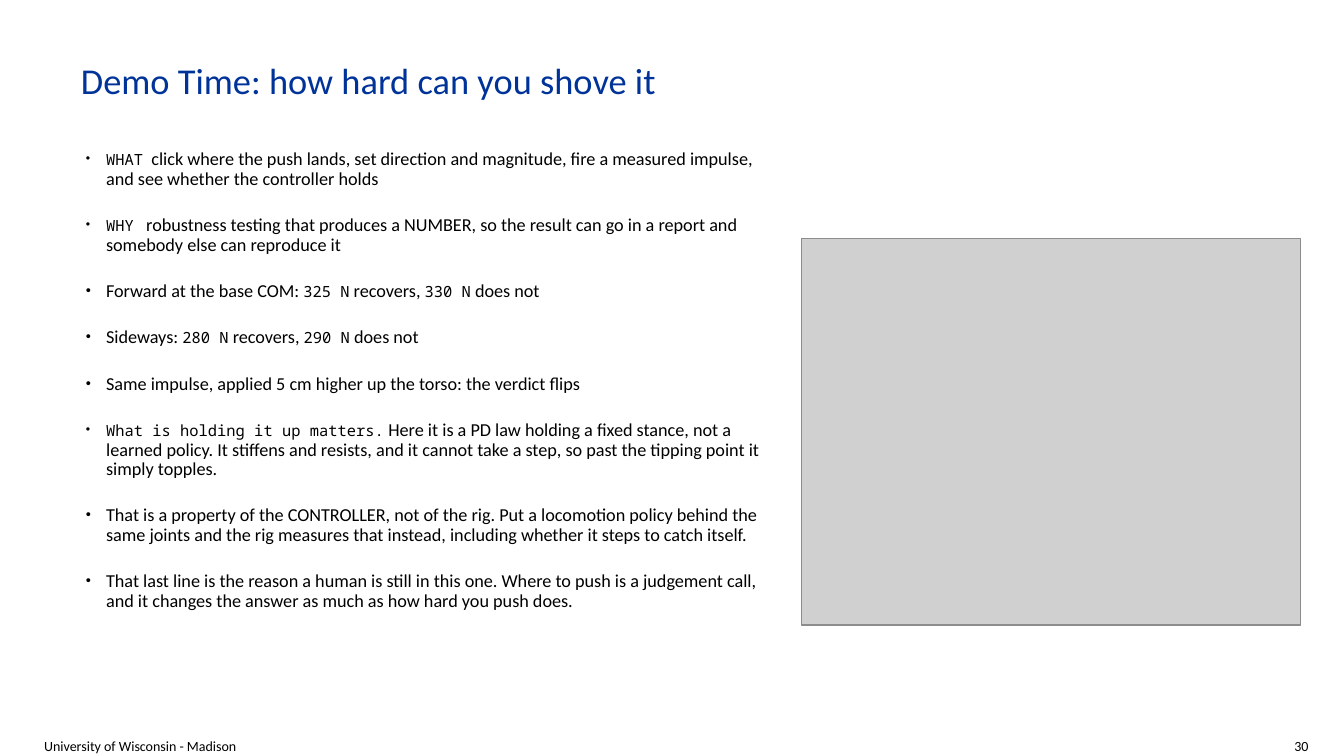
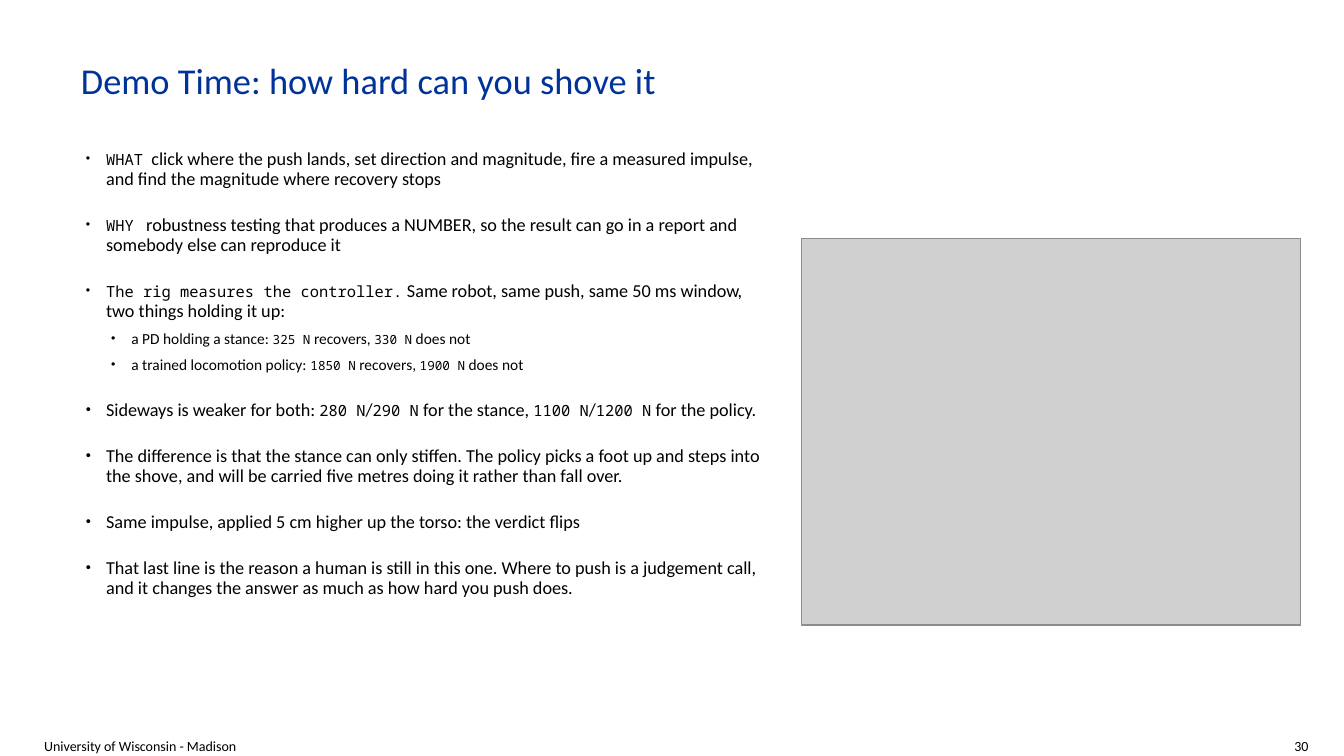
Before and after one commit to ksha23/chrono-hil-tutorial, a slide deck: slide 30 of tutorial_HIL_driver.pptx. Drawn at 1344x756 pixels with LibreOffice and Linux fonts; fonts in the diff are those of the drawing; grey boxes stand for pictures; background and template pictures are left out. Boxes give left, top, right and bottom in pixels: in the first picture for what was removed or moved away, otherwise in the second. Text is boxed around its words. In the diff, an @@ line names an element or a change of style, - is before the commit and + after.

```diff
--- a/tutorial_HIL_driver.pptx
+++ b/tutorial_HIL_driver.pptx
@@ text at (x1=106, y1=152, x2=753, y2=188): text changed @@
-• WHAT click where the push lands, set direction and magnitude, fire a measured impulse, and see whether the controller holds
+• WHAT click where the push lands, set direction and magnitude, fire a measured impulse, and find the magnitude where recovery stops
@@ text at (x1=106, y1=284, x2=760, y2=485): text changed @@
-• Forward at the base COM: 325 N recovers, 330 N does not
-• Sideways: 280 N recovers, 290 N does not
+• The rig measures the controller. Same robot, same push, same 50 ms window, two things holding it up:
+  • a PD holding a stance: 325 N recovers, 330 N does not
+  • a trained locomotion policy: 1850 N recovers, 1900 N does not
+• Sideways is weaker for both: 280 N/290 N for the stance, 1100 N/1200 N for the policy.
+• The difference is that the stance can only stiffen. The policy picks a foot up and steps into the shove, and will be carried five metres doing it rather than fall over.
@@ text at (x1=106, y1=423, x2=759, y2=544): paragraphs removed @@
-• What is holding it up matters. Here it is a PD law holding a fixed stance, not a learned policy. It stiffens and resists, and it cannot take a step, so past the tipping point it simply topples.
-• That is a property of the CONTROLLER, not of the rig. Put a locomotion policy behind the same joints and the rig measures that instead, including whether it steps to catch itself.
```
Also in this commit, not shown: 2 other slides changed, 4 other files.
